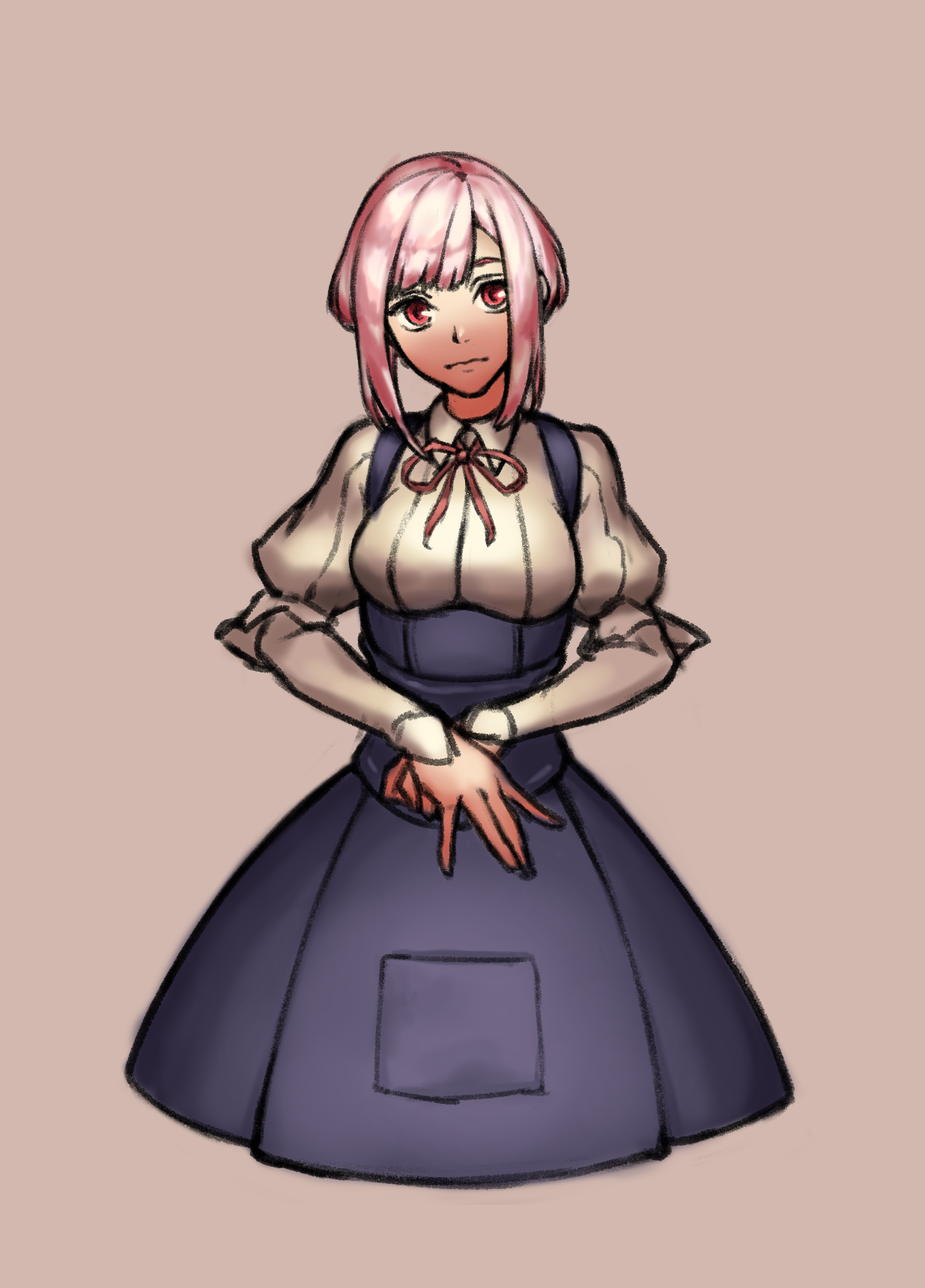
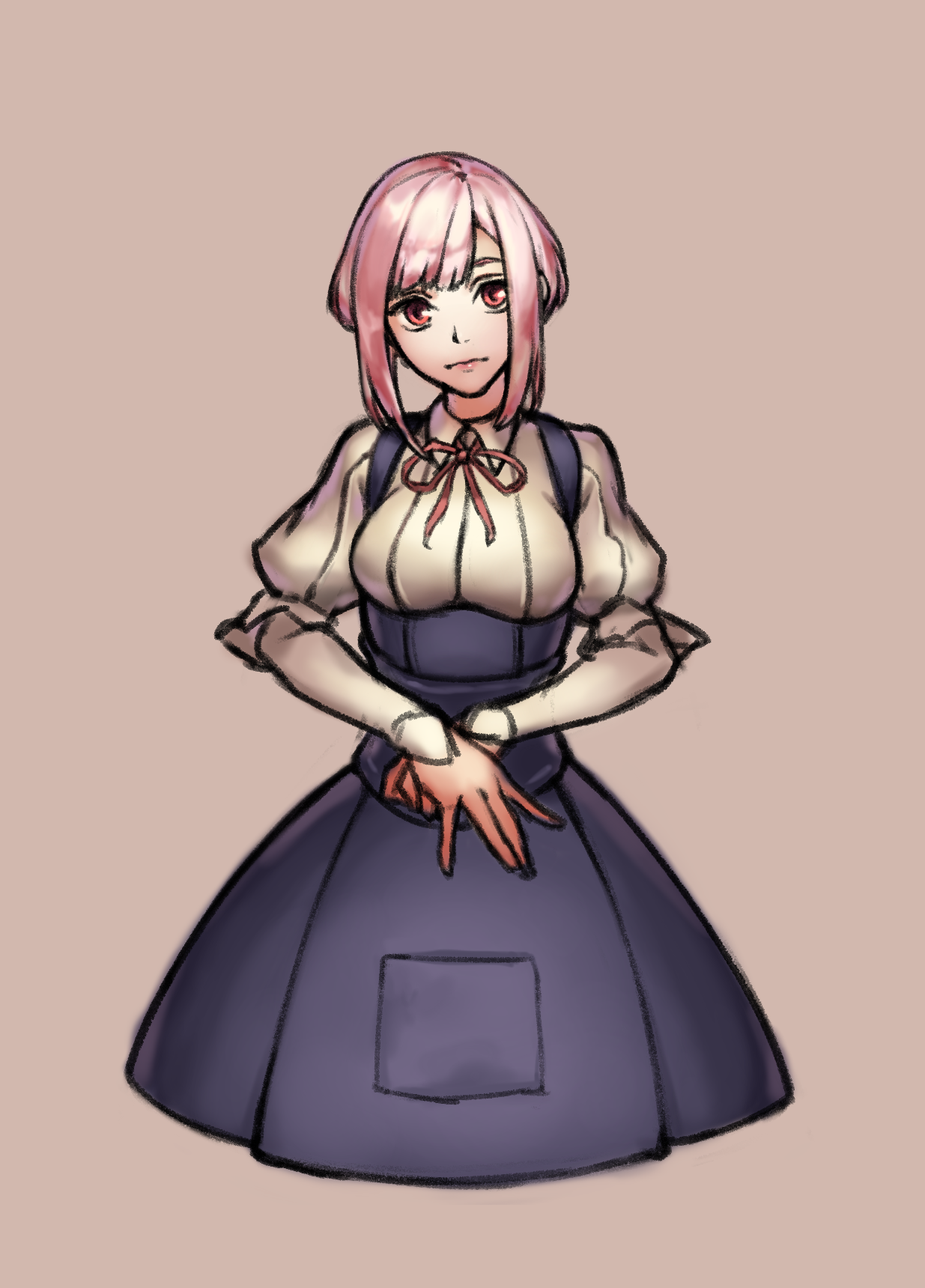
Layers edited between the first and the second 925×1288 image:
painted on "레이어 2" over [123, 151, 795, 1105]
